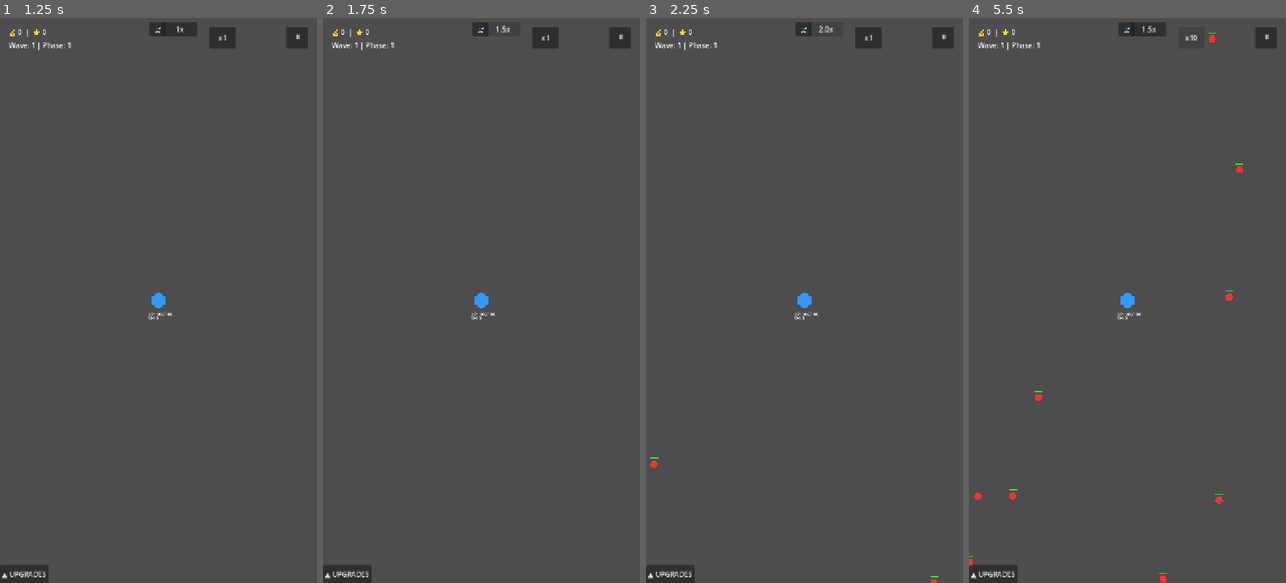
Above: before the commit, frames 1-4 (left to right).
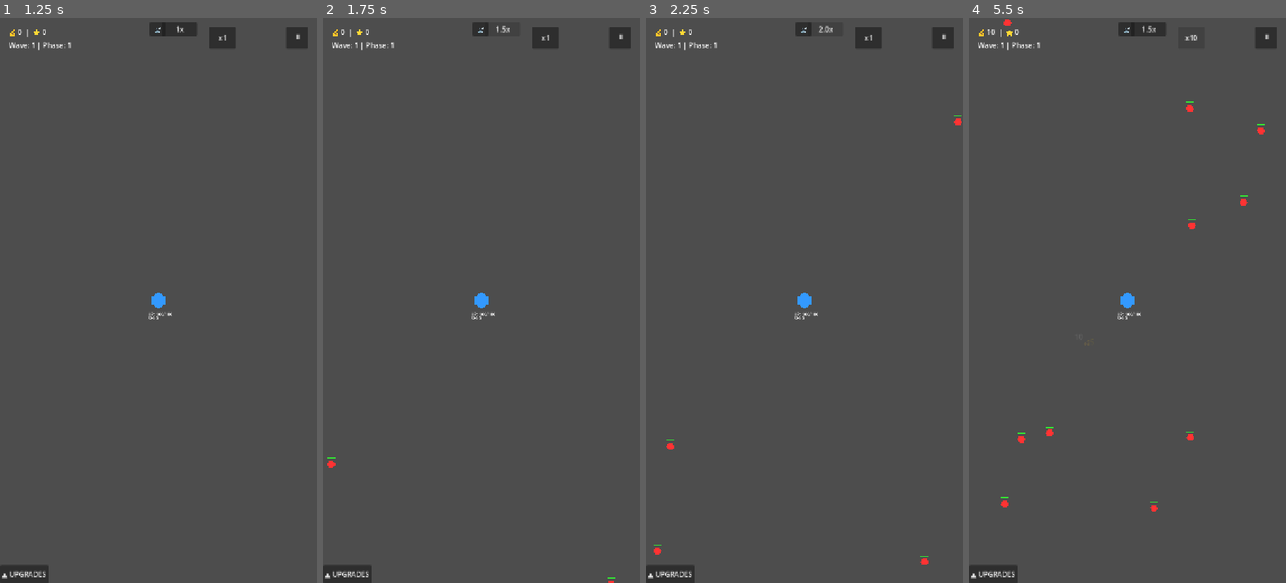
Above: after the commit, the same moments.

Repository: elydarstudio/Base_Defence
Game: Godot game, scene res://Scenes/StartMenu.tscn
Same seed, same stepped clock (60 frames per second), same inputs: the game is played once before the commit and once after it. Sound files missing from this copy of the repository are replaced by a short silence.
Inputs:
- Up to frame 1 (1.25 s): click "PLAY" at 0.5 s
- Up to frame 2 (1.75 s): click "1x" at 1.25 s
- Up to frame 3 (2.25 s): click "1.5x" at 2 s
- Up to frame 4 (5.5 s): click "2.0x" at 2.75 s; click "1.0x" at 3.5 s; click "x1" at 4.25 s; click "x5" at 5 s

Frame 1 is identical in both runs. In frame 2, less than 0.1% of the frame differs, in the area x 1-93%, y 77-100%; in frame 3, 0.2%; in frame 4, 0.6%, in the area x 0-94%, y 0-100%.

Commit message:
Fixed get_commited_damage to account for fortify, reverted lp drop chance base back to 10%, changed base game speed to 1.5 what it was

Diff:
--- a/base-defence/Scripts/base.gd
+++ b/base-defence/Scripts/base.gd
@@ -151,7 +151,11 @@
 		if is_instance_valid(zap_target) and zap_target == target:
 			zap_committed = shield * SkillManager.bulwark_zap_damage()
 
-	return total_bleed + zap_committed
+	var damage_bonuses = MechanicsManager.get_damage_bonuses(self)
+	var base_with_bonuses = (bullet_damage * damage_multiplier + damage_bonuses[0]) * (1.0 + damage_bonuses[1])
+	var effective_bullet = base_with_bonuses
+
+	return total_bleed + zap_committed + (effective_bullet - bullet_damage * damage_multiplier)
 
 func _try_shoot():
 	if SkillManager.get_active_keystone() == SkillManager.TREE_BULWARK:
--- a/base-defence/Scripts/economymanager.gd
+++ b/base-defence/Scripts/economymanager.gd
@@ -14,8 +14,6 @@
 	return int((1 + lp_gain_level) * (1.0 + (legacy_mult_level * 0.05)))
 
 func calc_drop_chance(legacy_drop_level: int) -> float:
-	if SaveManager.data["unlock_util_tier"] < 3:
-		return 0.0
 	var chance = 0.10
 	for i in range(legacy_drop_level):
 		chance += 0.008 / (1.0 + i * 0.03)
--- a/base-defence/Scripts/main.gd
+++ b/base-defence/Scripts/main.gd
@@ -148,6 +148,7 @@
 
 # ── Ready ─────────────────────────────────────
 func _ready():
+	Engine.time_scale = 1.5
 	phase = SaveManager.data.get("start_phase", 1)
 	difficulty = (phase - 1) * 10
 	$Base.set_bullet_scene(bullet_scene)
@@ -320,7 +321,7 @@
 
 func _on_speed_button_pressed():
 	speed_index = (speed_index + 1) % speed_steps.size()
-	Engine.time_scale = speed_steps[speed_index]
+	Engine.time_scale = speed_steps[speed_index] * 1.5
 	$UI/SpeedButton.text = str(speed_steps[speed_index]) + "x"
 
 func _on_panel_handle_pressed():
